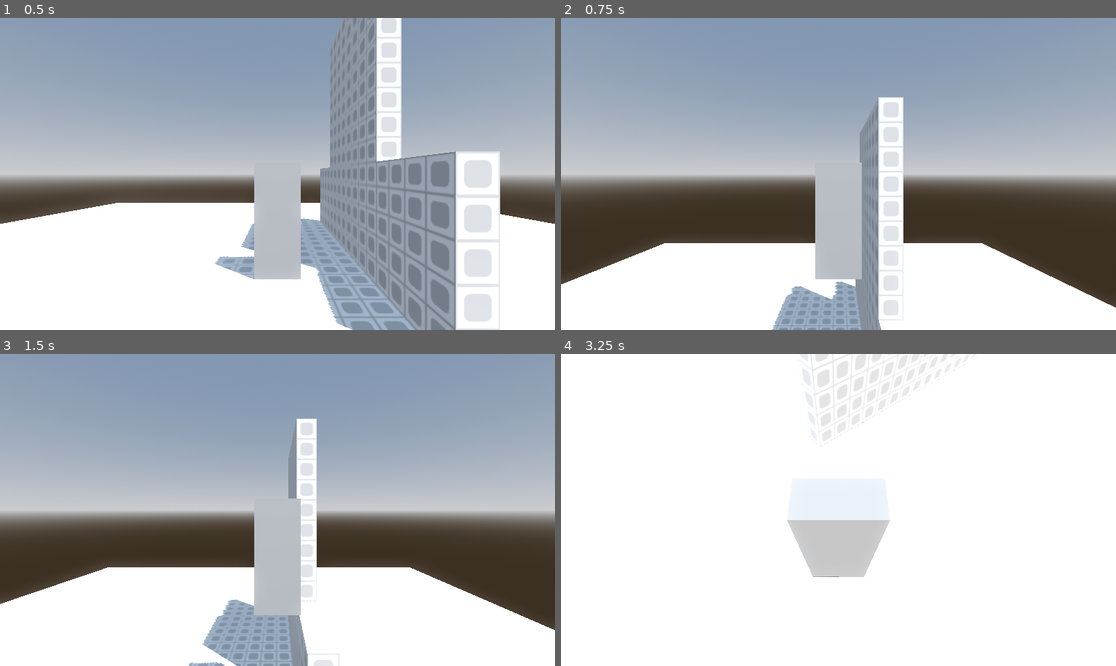
Above: before the commit, frames 1-4 (two rows, left to right).
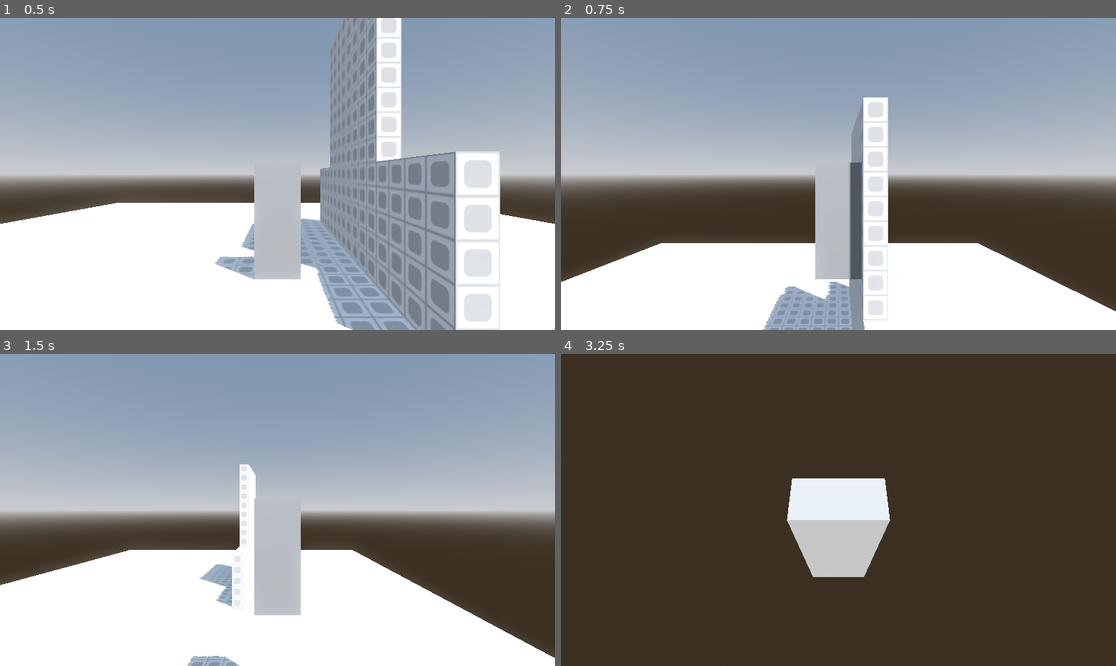
Above: after the commit, the same moments.

Repository: Natelytle/jomolith
Game: Godot game, scene res://Scenes/main.tscn
The game is run twice, just before and just after one commit, with the same random seed, the same clock (stepped at 60 frames per second) and the same inputs.
Inputs (mouse positions are in pixels of both pictures, inside the frame that each line leads up to):
- Up to frame 1 (0.5 s): no input
- Up to frame 2 (0.75 s): move the mouse to (960, 158) at 0.52 s; hold D (right) from 0.53 s (still down); hold Space (jump) from 0.53 s (still down)
- Up to frame 3 (1.5 s): move the mouse to (166, 525) at 1.27 s; release D (right) at 1.28 s; release Space (jump) at 1.28 s; hold S (backward) from 1.28 s (still down); right-click (166, 525) at 1.35 s
- Up to frame 4 (3.25 s): tap Space (jump) at 1.52, 1.55, 1.82, 3.02, 3.05 s; move the mouse to (894, 441) at 2.02 s; release S (backward) at 2.03 s; hold D (right) 2.03-2.78 s; hold Space (jump) 2.03-2.78 s; tap Shift (shift_lock) at 2.1 s; move the mouse to (832, 516) at 2.77 s; hold W (forward) from 2.78 s (still down); tap Mouse wheel up (zoom_in) at 2.85 s

Frame 1 is identical in both runs. In frame 2, 6.4% of the frame differs, in the area x 0-100%, y 25-100%; in frame 3, 11%; in frame 4, 95%, in the area x 0-100%, y 0-100%.

Commit message:
clean up

Diff:
--- a/Scripts/player.gd
+++ b/Scripts/player.gd
@@ -3,7 +3,7 @@
 @onready var hitbox: CollisionShape3D = $Hitbox
 
 # movement
-const MAX_SPEED = 16.0
+const MAX_SPEED = 125.0
 const GROUND_ACCELERATION = 50
 const AIR_ACCELERATION = 15
 const JUMP_VELOCITY = 50
@@ -35,16 +35,14 @@
 		Input.set_mouse_mode(Input.MOUSE_MODE_VISIBLE)
 
 
-func _process(delta: float) -> void:
+func _process(_delta: float) -> void:
 	if mouse_locked:
 		hitbox.rotation.y = camera.rotation.y
 
 func _physics_process(delta: float) -> void:
-	# Add the gravity.
 	if not is_on_floor():
 		velocity += get_gravity() * delta
 
-	# Handle jump.
 	if Input.is_action_pressed("jump") and is_on_floor():
 		velocity.y = JUMP_VELOCITY
 
@@ -54,7 +52,6 @@
 
 	var direction = (transform.basis.rotated(Vector3.UP, camera.rotation.y) * Vector3(input_dir.x, 0, input_dir.y)).normalized()
 
-	# basis rotated by the camera
 	if is_on_floor():
 		var blend = 1 - pow(0.5, GROUND_ACCELERATION * delta)
 		currentMovementVector = lerp(currentMovementVector, direction, blend)
@@ -62,11 +59,7 @@
 		var blend = 1 - pow(0.5, AIR_ACCELERATION * delta)
 		currentMovementVector = lerp(currentMovementVector, direction, blend)
 
-	# if direction:
 	velocity.x = currentMovementVector.x * MAX_SPEED
 	velocity.z = currentMovementVector.z * MAX_SPEED
-	#else:
-		#velocity.x = move_toward(velocity.x, 0, SPEED)
-		#velocity.z = move_toward(velocity.z, 0, SPEED)
 
 	move_and_slide()
